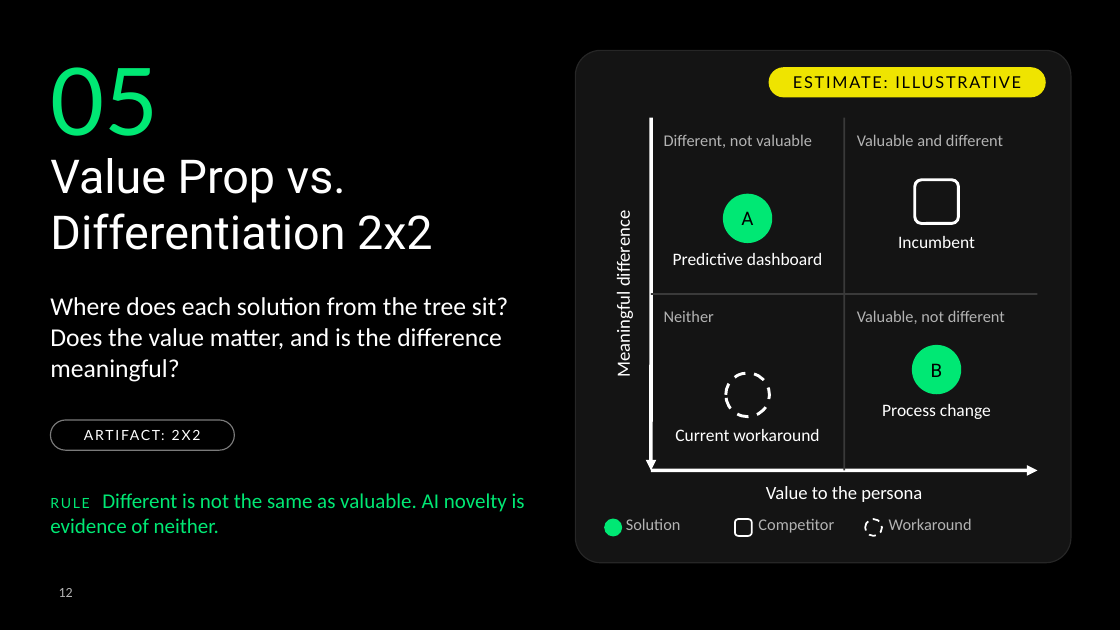
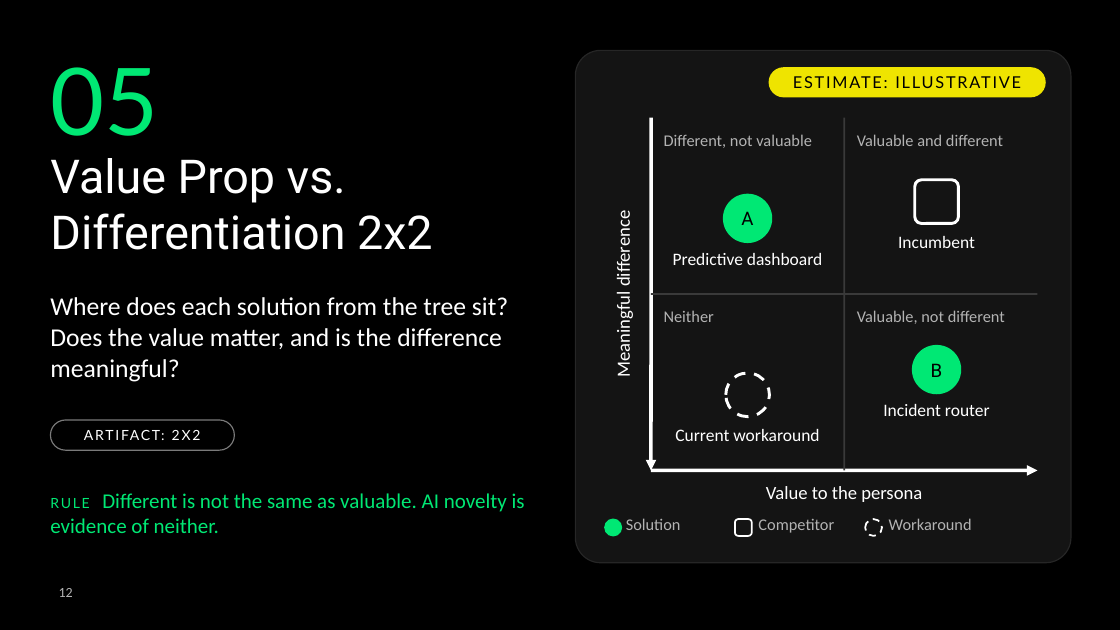
Before and after one commit to deanpeters/AI-Augmented-Product-Discovery-Lab, a slide deck: slide 12 of slides/Build-the-Right-Thing.pptx. Drawn at 1120x630 pixels with LibreOffice and Linux fonts; fonts in the diff are those of the drawing; background and template pictures are left out. Boxes give left, top, right and bottom in pixels: in the first picture for what was removed or moved away, otherwise in the second. Text is boxed around its words. In the diff, an @@ line names an element or a change of style, - is before the commit and + after.

```diff
--- a/slides/Build-the-Right-Thing.pptx
+++ b/slides/Build-the-Right-Thing.pptx
@@ text at [883, 404, 990, 416]: text changed @@
-Process change
+Incident router
```
Also in this commit, not shown: 16 other slides changed, 1 slide added, 1 slide removed, 3 other files.
